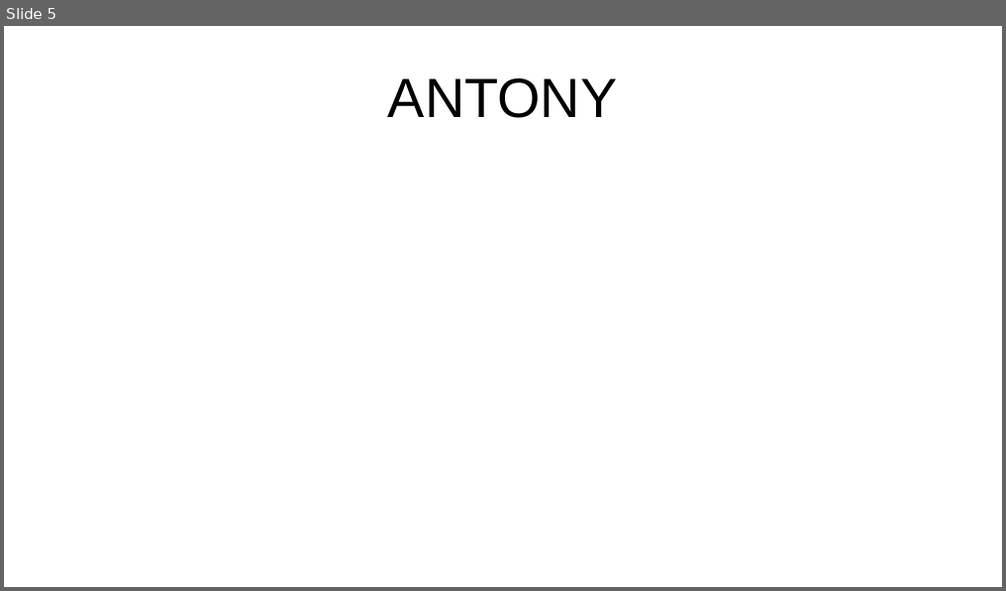
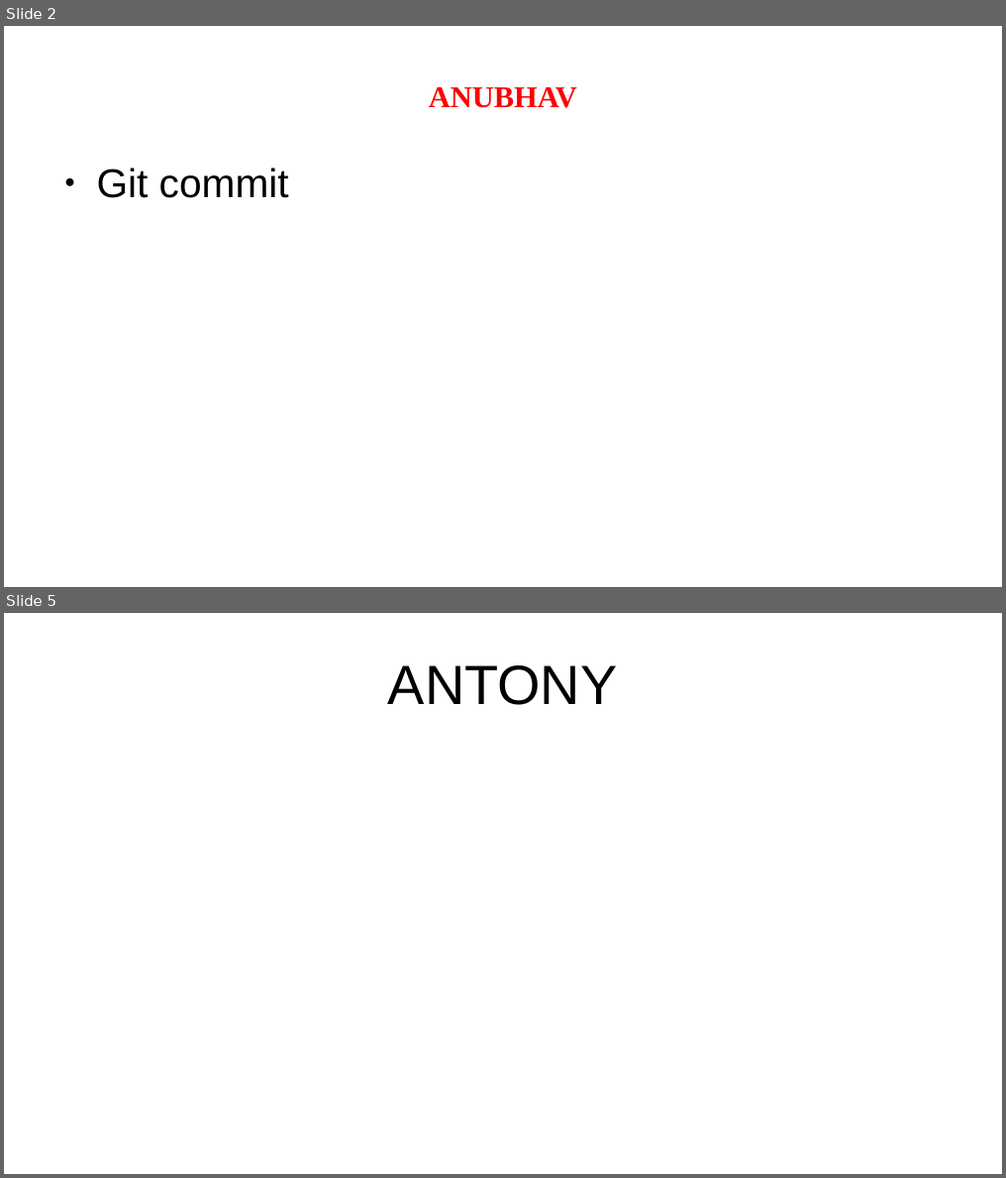
Before and after one commit to anubhavAnora/presentation, a slide deck: Presentation.odp. Shown one above the other, each under a label of ours: slide 5 before the commit, slides 2 and 5 after it; the slides between them are not shown. The pictures are 1006x591 and 1006x1178 pixels, drawn with LibreOffice and Linux fonts; fonts in the diff are those of the drawing. Boxes give left, top, right and bottom in pixels: in the first picture for what was removed or moved away, otherwise in the second. Text is boxed around its words. In the diff, an @@ line names an element or a change of style, - is before the commit and + after.

```diff
--- a/Presentation.odp
+++ b/Presentation.odp
@@ slide 2 added at bbox=[4, 26, 1002, 587], background #FFFFFF @@
@@ title added at bbox=[429, 87, 577, 108], 24 pt, text #FF0000, bold @@
+ANUBHAV
@@ text added at bbox=[97, 168, 289, 198], 32 pt, text #000000 @@
+● Git commit
```
Also in this commit, not shown: 1 slide changed, 3 other slides added, 5 slides removed.
